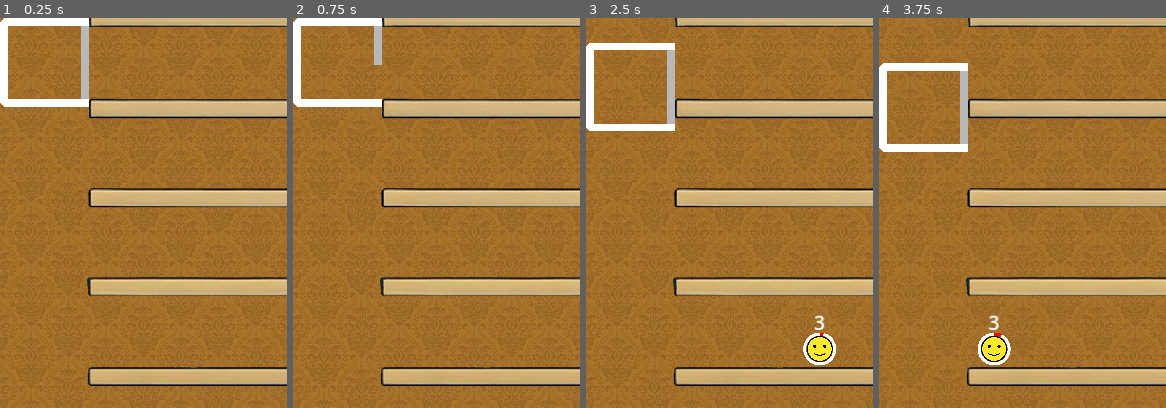
Above: before the commit, frames 1-4 (left to right).
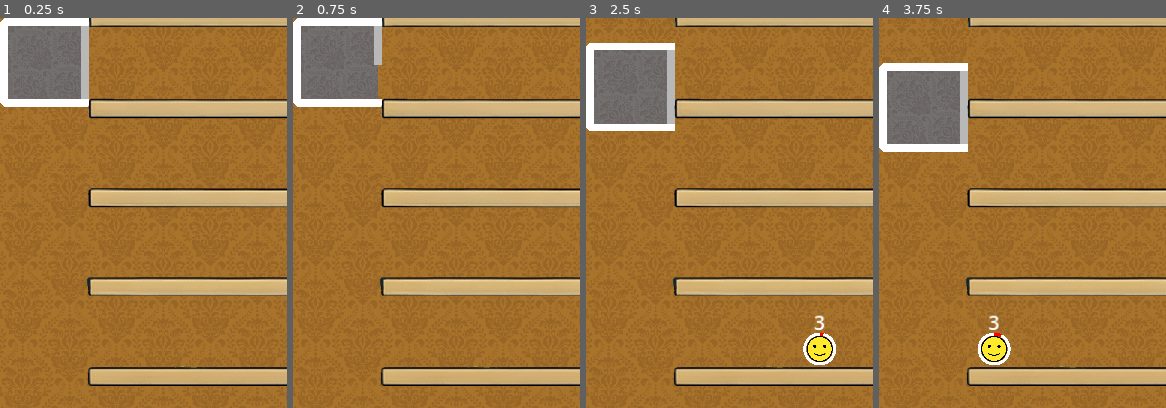
Above: after the commit, the same moments.

Repository: gilad905/elevator-boy
Game: Godot game, scene res://scenes/main.tscn
Same seed, same stepped clock (60 frames per second), same inputs: the game is played once before the commit and once after it.
Inputs:
- Up to frame 1 (0.25 s): no input
- Up to frame 2 (0.75 s): tap Enter at 0.5 s; hold Up (elevator_move_up) from 0.53 s (still down); tap Space (door_toggle) at 0.6 s
- Up to frame 3 (2.5 s): release Up (elevator_move_up) at 1.28 s; hold Down (elevator_move_down) 1.28-2.03 s; tap A (time_scale_decrease) at 1.35 s; hold Up (elevator_move_up) from 2.03 s (still down); hold Q (time_scale_increase) from 2.03 s (still down)
- Up to frame 4 (3.75 s): release Q (time_scale_increase) at 2.78 s; tap Space (door_toggle) at 2.85 s; release Up (elevator_move_up) at 3.53 s; hold Down (elevator_move_down) from 3.53 s (still down); hold A (time_scale_decrease) from 3.53 s (still down)
The pictures show only the part of the screen within x 12-62%, y 41-91%; the shares and areas given below are measured in that part.

The runs differ from the first frame. In frame 1, 4.8% of the frame differs, in the area x 2-32%, y 2-23%; in frame 2, 4.9%; in frame 3, 4.8%; in frame 4, 4.8%.

Commit message:
elevator wallpaper

Diff:
--- a/scenes/main.tscn
+++ b/scenes/main.tscn
@@ -3,10 +3,10 @@
 [ext_resource type="PackedScene" uid="uid://6ump4l8coktj" path="res://scenes/floor.tscn" id="1_ec1if"]
 [ext_resource type="Script" path="res://scripts/main.gd" id="1_u3v8c"]
 [ext_resource type="Texture2D" uid="uid://c06ifoyc65nrb" path="res://assets/background.png" id="2_3cdlf"]
+[ext_resource type="Texture2D" uid="uid://gt4yacnifn31" path="res://assets/wallpaper.png" id="2_6k6yx"]
 [ext_resource type="Script" path="res://scripts/floors.gd" id="2_pfc4s"]
 [ext_resource type="Script" path="res://scripts/door.gd" id="3_3jsbd"]
 [ext_resource type="Script" path="res://scripts/persons.gd" id="3_ag5il"]
-[ext_resource type="Texture2D" uid="uid://03k8ycjxonf6" path="res://assets/tile_1.png" id="3_un7ix"]
 [ext_resource type="Script" path="res://scripts/elevator.gd" id="4_iffau"]
 [ext_resource type="Script" path="res://scripts/counter.gd" id="7_obsw0"]
 
@@ -20,27 +20,28 @@
 script = ExtResource("1_u3v8c")
 metadata/test = SubResource("GDScript_pim70")
 
-[node name="Wallpaper" type="Sprite2D" parent="."]
-modulate = Color(0.71, 0.50268, 0.1917, 1)
+[node name="Wallpaper" type="Polygon2D" parent="."]
+modulate = Color(0.709804, 0.501961, 0.192157, 1)
+texture_filter = 1
 texture_repeat = 2
-position = Vector2(193, 261)
-scale = Vector2(0.2, 0.2)
-texture = ExtResource("3_un7ix")
-region_enabled = true
-region_rect = Rect2(0, 0, 1500, 2500)
-metadata/_edit_lock_ = true
-
-[node name="Background" type="Sprite2D" parent="."]
-position = Vector2(188, 229)
-scale = Vector2(0.467241, 0.467241)
-texture = ExtResource("2_3cdlf")
-metadata/_edit_lock_ = true
+texture = ExtResource("2_6k6yx")
+texture_scale = Vector2(2, 2)
+polygon = PackedVector2Array(43, 143, 189, 12, 340, 149, 340, 506, 41, 506)
 
 [node name="Elevator" type="Area2D" parent="."]
 position = Vector2(50, 212)
 script = ExtResource("4_iffau")
 one_floor_duration_sec = 1
 metadata/_edit_lock_ = true
+
+[node name="Wallpaper" type="Polygon2D" parent="Elevator"]
+modulate = Color(0.489622, 0.489622, 0.489622, 1)
+texture_repeat = 2
+position = Vector2(1, 1)
+texture = ExtResource("2_6k6yx")
+texture_scale = Vector2(3, 3)
+texture_rotation = 0.785398
+polygon = PackedVector2Array(0, 0, 53, 0, 53, 53, 0, 53)
 
 [node name="Door" type="Line2D" parent="Elevator"]
 position = Vector2(0, 2.5)
@@ -51,9 +52,6 @@
 move_speed = 2
 metadata/_edit_lock_ = true
 
-[node name="Persons" type="Node2D" parent="Elevator"]
-metadata/_edit_lock_ = true
-
 [node name="Frame" type="Line2D" parent="Elevator"]
 points = PackedVector2Array(54, 0, 0, 0, 0, 54, 54, 54)
 width = 5.0
@@ -62,11 +60,20 @@
 end_cap_mode = 1
 metadata/_edit_lock_ = true
 
+[node name="Persons" type="Node2D" parent="Elevator"]
+metadata/_edit_lock_ = true
+
 [node name="TouchScreenButton" type="TouchScreenButton" parent="Elevator"]
 position = Vector2(27, 27)
 shape = SubResource("RectangleShape2D_a8ijt")
 shape_visible = false
 action = "door_toggle"
+
+[node name="Building" type="Sprite2D" parent="."]
+position = Vector2(188, 229)
+scale = Vector2(0.467241, 0.467241)
+texture = ExtResource("2_3cdlf")
+metadata/_edit_lock_ = true
 
 [node name="Floors" type="Node2D" parent="."]
 position = Vector2(109, 202)
--- a/scenes/person.tscn
+++ b/scenes/person.tscn
@@ -1,7 +1,7 @@
 [gd_scene load_steps=9 format=3 uid="uid://cvr2vq3jarlk6"]
 
 [ext_resource type="Script" path="res://scripts/person.gd" id="1_x0uka"]
-[ext_resource type="Texture2D" path="res://assets/1F610_color.png" id="3_hhaao"]
+[ext_resource type="Texture2D" uid="uid://cj3s257ubujpl" path="res://assets/emojis/angry_1.png" id="2_n5ofk"]
 [ext_resource type="Texture2D" uid="uid://cyw3o7yn01wd7" path="res://assets/emojis/angry_2.png" id="3_oa4a5"]
 [ext_resource type="Texture2D" uid="uid://hl2gprk8xr14" path="res://assets/emojis/angry_3.png" id="4_mgaqt"]
 [ext_resource type="Texture2D" uid="uid://blsi27kmn74ym" path="res://assets/emojis/happy.png" id="5_23j7k"]
@@ -12,7 +12,7 @@
 animations = [{
 "frames": [{
 "duration": 1.0,
-"texture": ExtResource("3_hhaao")
+"texture": ExtResource("2_n5ofk")
 }],
 "loop": true,
 "name": &"angry_1",
Binary file removed: assets/tile_1.png
Binary file added: assets/wallpaper.png
Not shown, changed: assets/wallpaper.png.import
